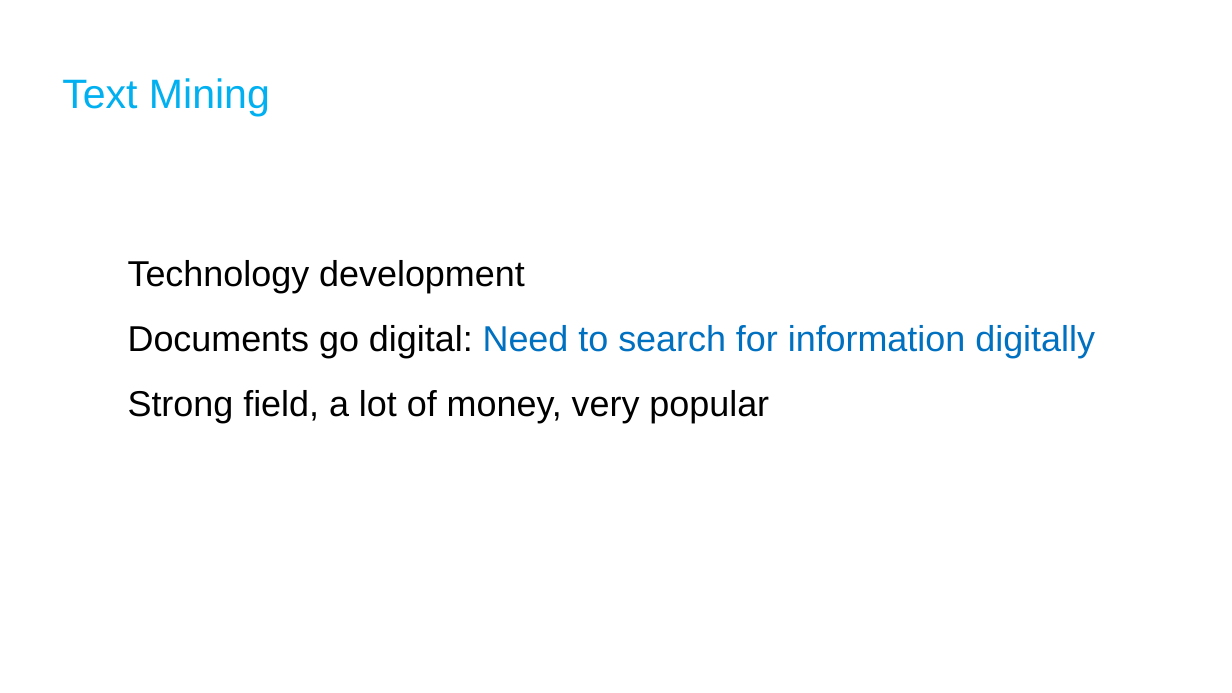
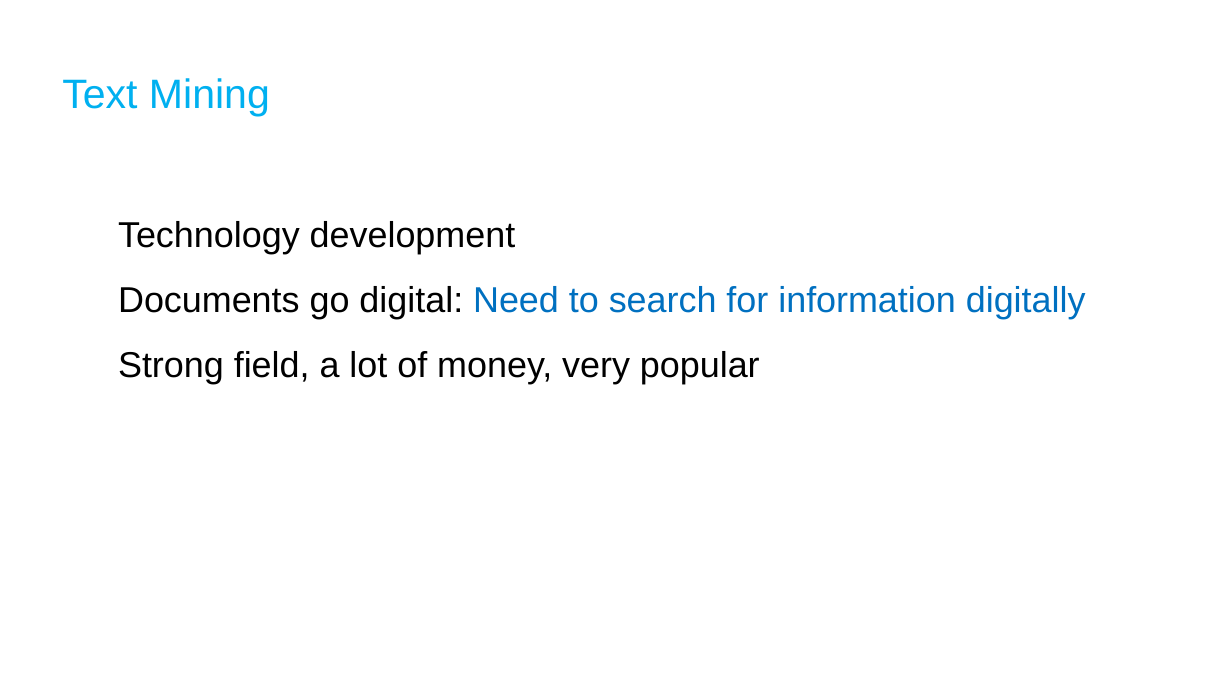
Before and after one commit to moran-abitbul/PreFix, a slide deck: slide 6 of server/uploads/semi.pptx. Drawn at 1232x693 pixels with LibreOffice and Linux fonts; fonts in the diff are those of the drawing. Boxes give left, top, right and bottom in pixels: in the first picture for what was removed or moved away, otherwise in the second. Text is boxed around its words. In the diff, an @@ line names an element or a change of style, - is before the commit and + after.

```diff
--- a/server/uploads/semi.pptx
+++ b/server/uploads/semi.pptx
@@ text "Technology development": place and size @@
-text "Technology development" at box(128, 260, 1095, 423)
+text "Technology development" at box(118, 221, 1086, 384)
```
Also in this commit, not shown: 2 other slides changed, 46 other files.
